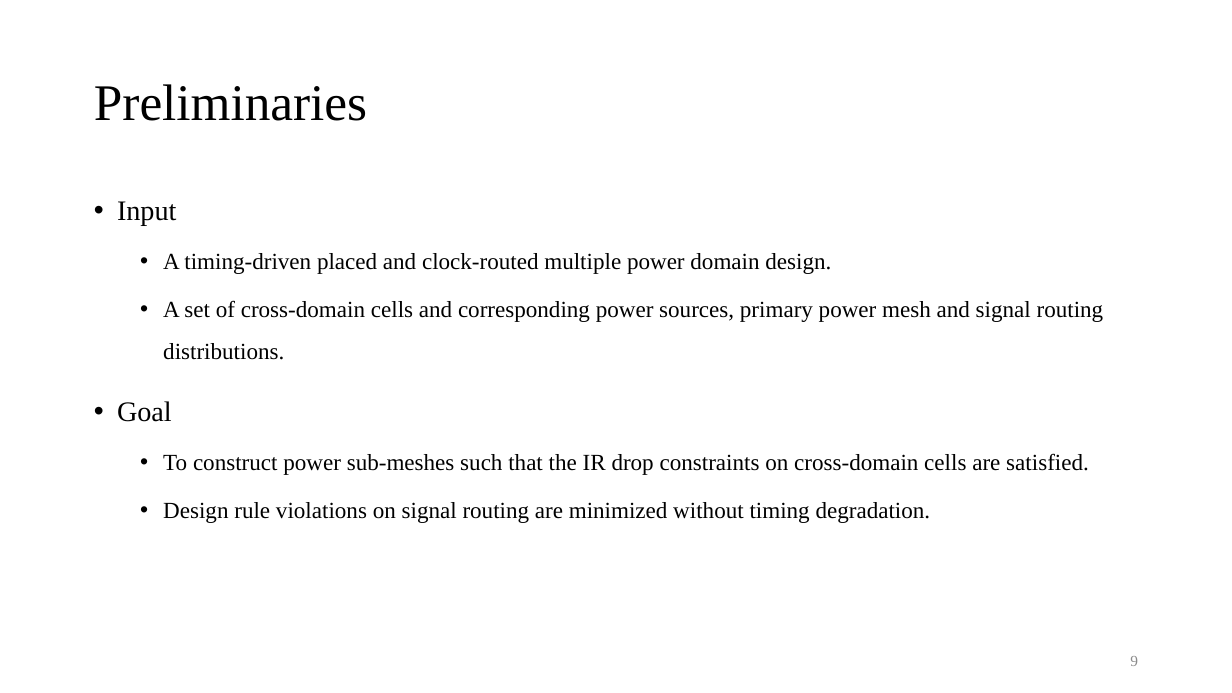
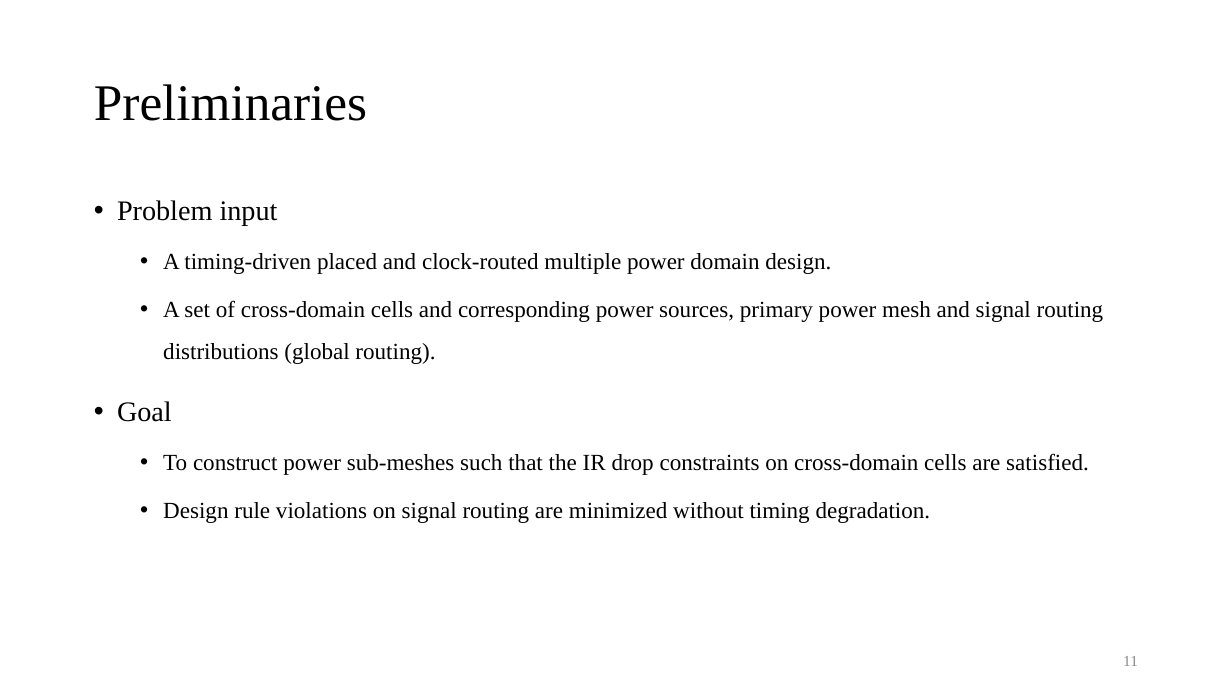
Before and after one commit to Pacific-Feng-Studuies/Studied-Papers, a slide deck: slide 12 of GM/powerplan/Power Sub-Mesh Construction in Multiple Power Domain Design/Power Sub-Mesh Construction in Multiple Power Domain Design.pptx (slide 10 before the commit). Drawn at 1232x693 pixels with LibreOffice and Linux fonts; fonts in the diff are those of the drawing. Boxes give left, top, right and bottom in pixels: in the first picture for what was removed or moved away, otherwise in the second. Text is boxed around its words. In the diff, an @@ line names an element or a change of style, - is before the commit and + after.

```diff
--- a/GM/powerplan/Power Sub-Mesh Construction in Multiple Power Domain Design/Power Sub-Mesh Construction in Multiple Power Domain Design.pptx
+++ b/GM/powerplan/Power Sub-Mesh Construction in Multiple Power Domain Design/Power Sub-Mesh Construction in Multiple Power Domain Design.pptx
@@ text at [117,200,278,225]: text changed @@
-• Input
+• Problem input
@@ text at [163,300,1104,364]: text changed @@
-  • A set of cross-domain cells and corresponding power sources, primary power mesh and signal routing distributions.
+  • A set of cross-domain cells and corresponding power sources, primary power mesh and signal routing distributions (global routing).
@@ page number at [1123,656,1138,666]: text changed @@
-9
+11
```
Also in this commit, not shown: 3 other slides changed, 4 slides added.
